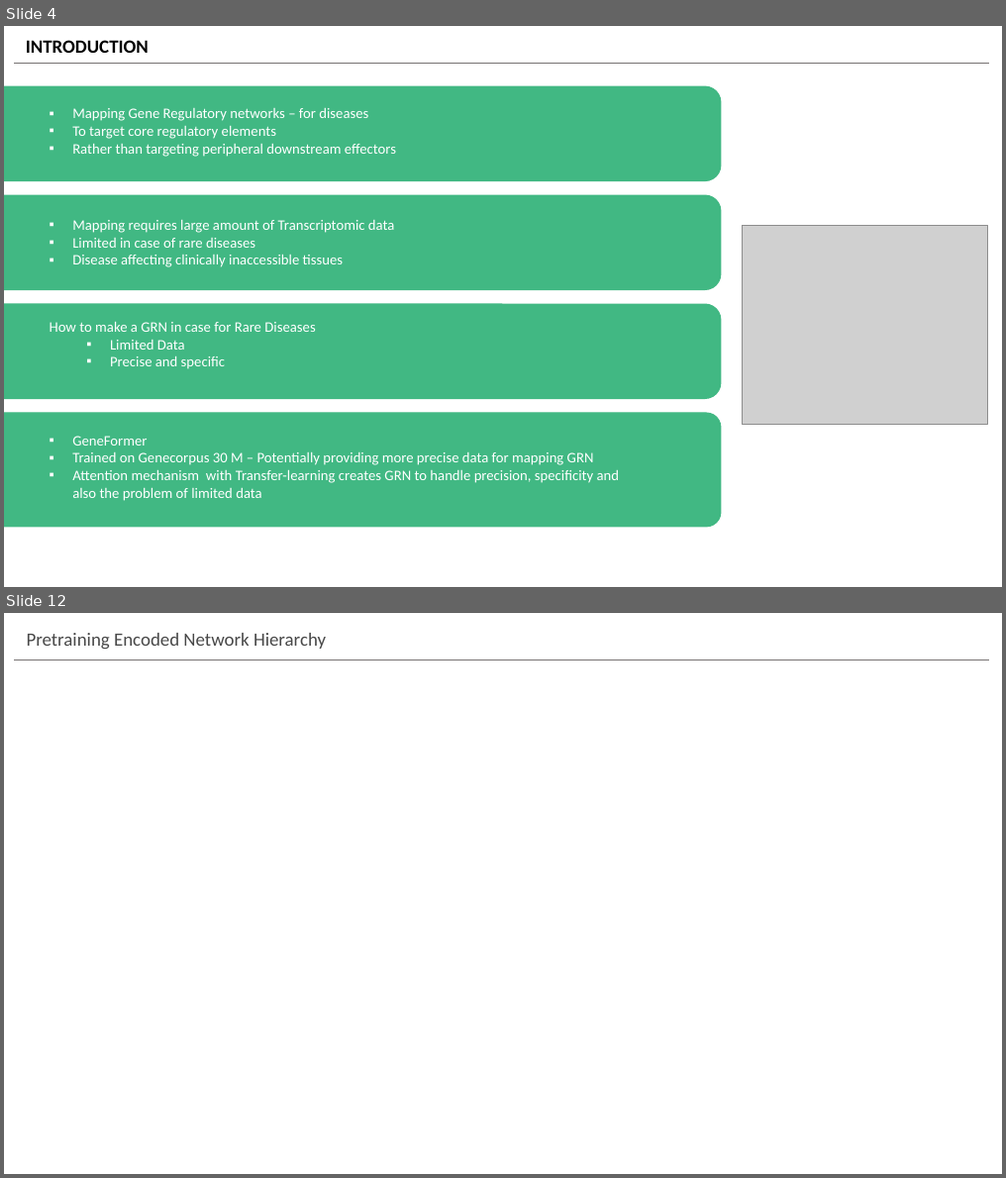
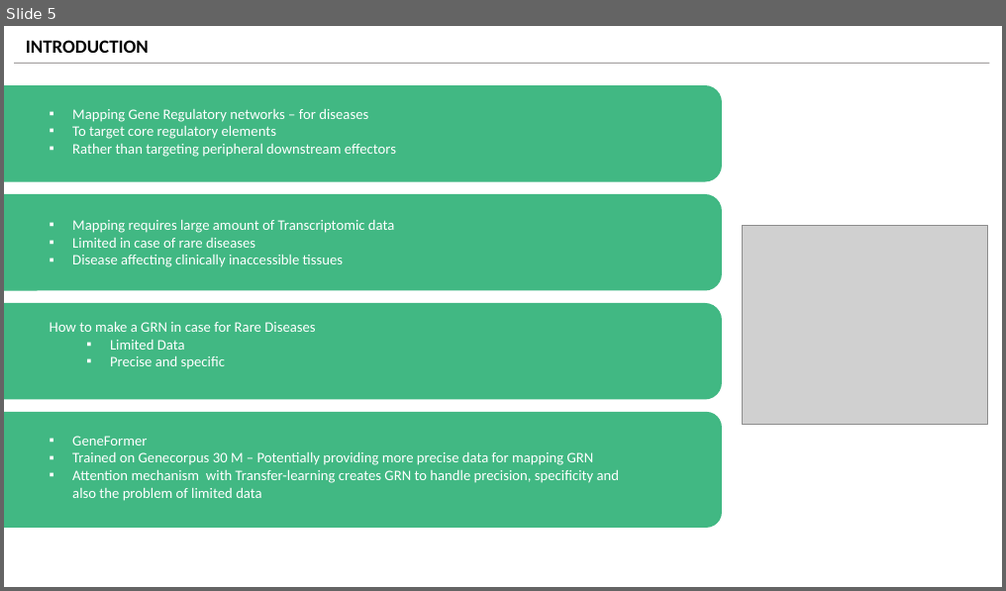
Before and after one commit to v-dev688/presentations, a slide deck: GENEFOREMER.pptx. Shown one above the other, each under a label of ours: slides 4 and 12 before the commit, slide 5 after it; the slides between them are not shown. The pictures are 1006x1178 and 1006x591 pixels, drawn with LibreOffice and Linux fonts; fonts in the diff are those of the drawing; grey boxes stand for pictures. Boxes give left, top, right and bottom in pixels: in the first picture for what was removed or moved away, otherwise in the second. Text is boxed around its words. In the diff, an @@ line names an element or a change of style, - is before the commit and + after.

```diff
--- a/GENEFOREMER.pptx
+++ b/GENEFOREMER.pptx
@@ slide 12 removed at (4, 613, 1002, 1174), background #FFFFFF @@
@@ text removed at (27, 633, 326, 649) @@
-Pretraining Encoded Network Hierarchy
@@ line removed from (14, 660) to (990, 660) @@
@@ what was slide 4 is now slide 5 @@
@@ slide 5 changed as well @@
@@ line (14, 63) - (990, 63): stroke #767171 0.5 pt to #767171 0.75 pt @@
@@ outline #41B883 1 pt to #41B883 2 pt; proportions changed in 3 elements at (4, 86, 721, 181), (4, 195, 721, 289), (4, 304, 721, 399) @@
@@ rounded rectangle at (4, 413, 721, 527): outline #41B883 1 pt to #41B883 2 pt @@
@@ text "GeneFormer" rewrapped from (43, 428, 635, 524) to (72, 436, 619, 501) @@
```
Also in this commit, not shown: 6 other slides changed, 12 slides added, 6 other slides removed.
